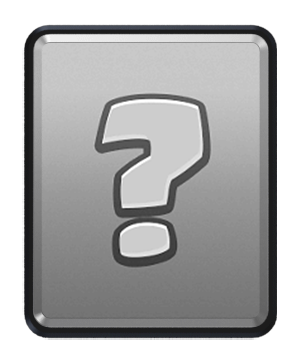
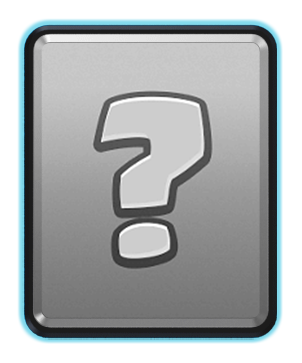
Layered file, before and after one edit (302x363). Changes by layer:
painted on "CardImage" over [left=17, top=18, right=283, bottom=344]
removed layer "IsCommon" over [left=27, top=29, right=275, bottom=335]
added layer "isCommon" above "isRare" over [left=24, top=25, right=277, bottom=338]
